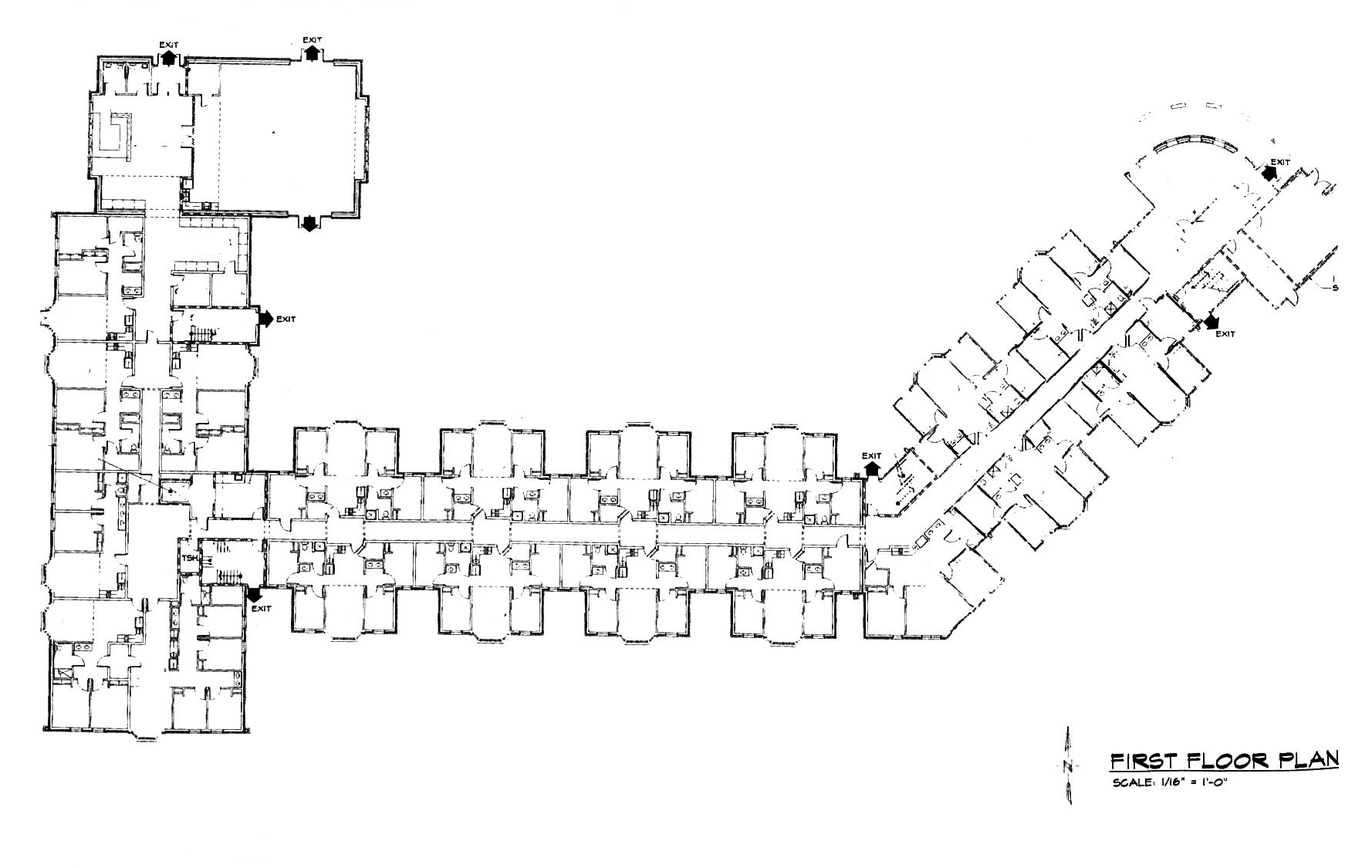
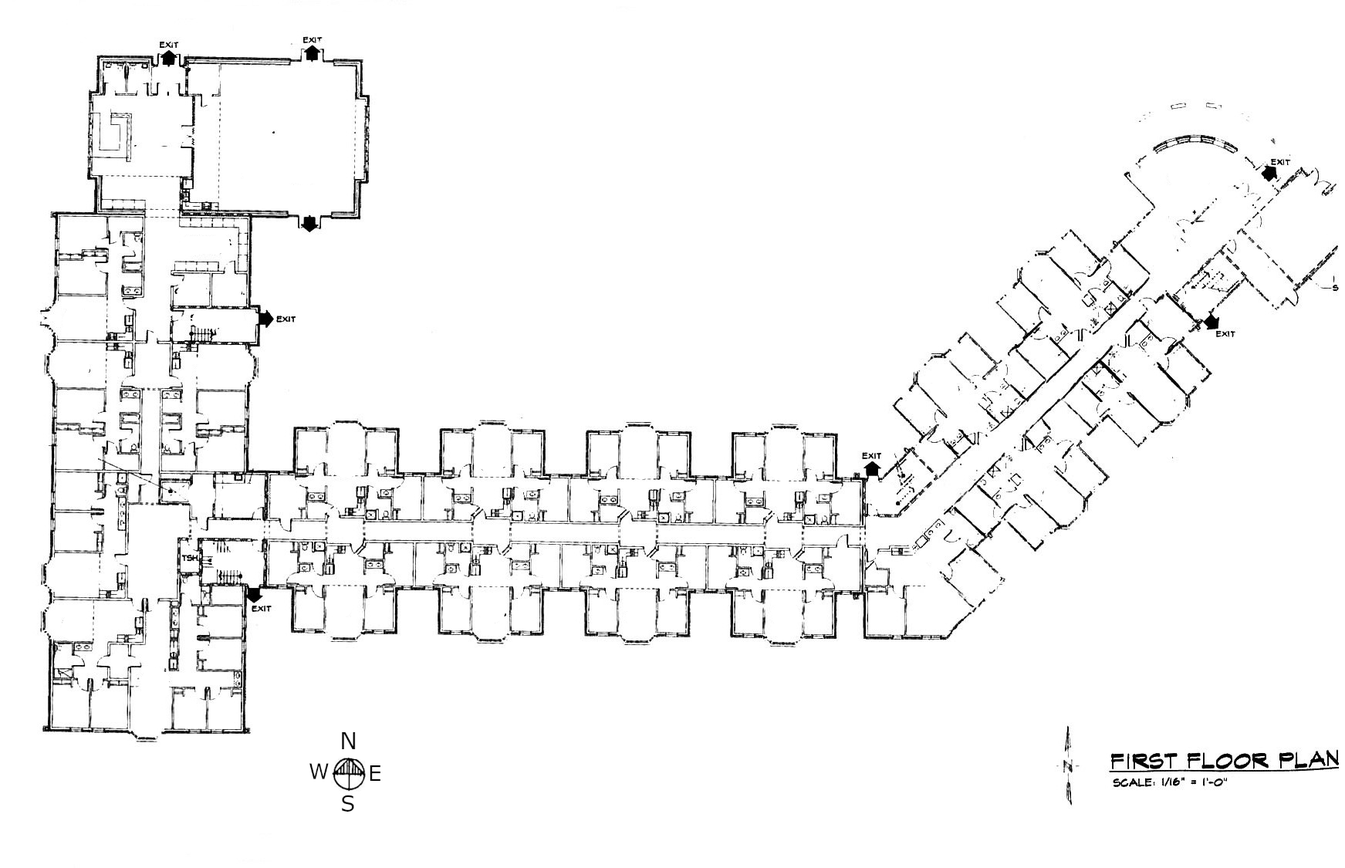
Layer changes from the first (1345, 868) image to the second:
added layer "Pasted Layer" above "Trinity1.jpg" over 309, 732, 381, 812
